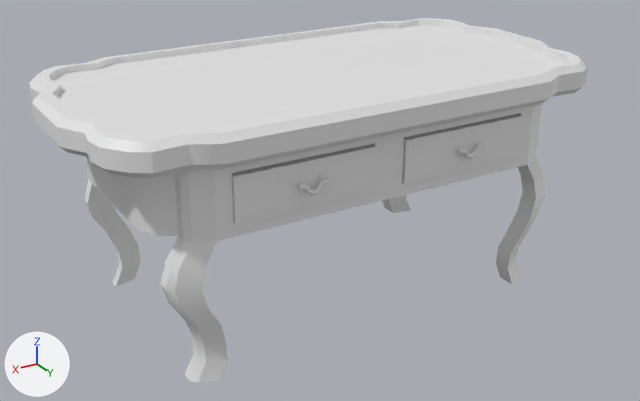
Two versions of the FBX model Assets/Pawsitive Readings/Assets/SM_Coffee_Table.fbx, one commit apart.
One viewpoint serves both versions: a camera (50 mm lens) standing at (1.78, 2.7, 1.19) and looking at (0.09, -0.12, -0.22). Arrows for +X, +Y and +Z are at lower left; the lights stay in place. The older version comes first. Materials are left out; every surface is plain grey. Vertices at exactly the same position are counted once.

The older version as bpy lines, for what is in view:
```python
me_mesh_010 = bpy.data.meshes.new('Mesh.010')
me_mesh_010.from_pydata(...)  # 994 vertices, 892 faces; spans x -109.0..110.0, y -68.0..28.0, z -88.0..30.0
# faces by material slot: [424, 28, 440]
me_mesh_010.materials.append(mat_coffee_table)
me_mesh_010.materials.append(mat_drawers)
me_mesh_010.materials.append(mat_handles)
ob_bottom_of_the_table_001 = bpy.data.objects.new('bottom_of_the_table.001', me_mesh_010)
ob_bottom_of_the_table_001.location = (0.0, 0.0, 0.0)
ob_bottom_of_the_table_001.rotation_euler = (-1.571, 0.0, -3.142)  # degrees (-90, 0, -180)
ob_bottom_of_the_table_001.scale = (-0.01, -0.01, -0.01)
```
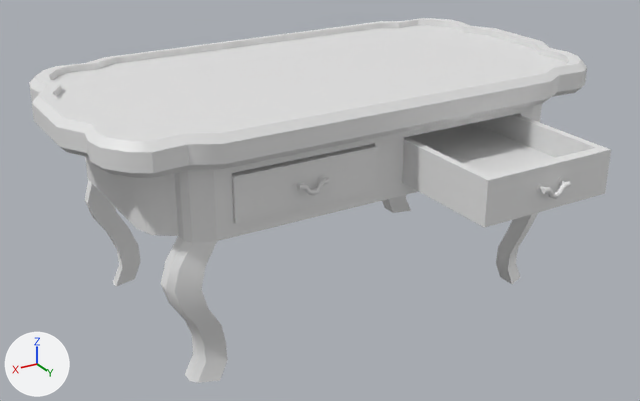
The newer file adds a shape key; the second version is drawn at full value of the shape key 'Open/Close' of 'bottom_of_the_table.001', and the change is written as the vertex moves it makes.

Location of each change, [x1, y1, x2, y2] in pixels of the pictures (640 x 401 px; the box of a moved part takes in the faces that stretch with it):
'bottom_of_the_table.001', reshaped: before [29, 18, 587, 383]; after [29, 18, 611, 383]
part 1 of me_mesh_010, moved or reshaped: before [402, 114, 523, 183]; after [402, 114, 611, 228]
part 2 of me_mesh_010, moved or reshaped: before [457, 143, 485, 159]; after [542, 181, 571, 199]
part 3 of me_mesh_010, added: after [536, 182, 545, 194]
part 4 of me_mesh_010, added: after [558, 177, 566, 187]
part 5 of me_mesh_010, deleted: before [453, 144, 461, 154]

Patch to the scene script:
```diff
--- a/Assets/Pawsitive Readings/Assets/SM_Coffee_Table.fbx.py
+++ b/Assets/Pawsitive Readings/Assets/SM_Coffee_Table.fbx.py
@@ me_mesh_010 @@
 # used by ob_bottom_of_the_table_001; location = (0.0, 0.0, 0.0); rotation_euler = (-1.571, 0.0, -3.142), in degrees (-90, 0, -180); scale = (-0.01, -0.01, -0.01)
-me_mesh_010.from_pydata(...)  # 994 vertices, 892 faces; spans x -109.0..110.0, y -68.0..28.0, z -88.0..30.0
+me_mesh_010.from_pydata(...)  # 1010 vertices, 1064 faces; spans x -109.0..110.0, y -68.0..28.0, z -88.0..72.0
+# me_mesh_010 part 1: the loose piece of 16 vertices spanning x -63.0..-6.0, y -6.0..11.0, z -60.0..23.0 is moved by (0.0, 0.0, 45.0)
+# me_mesh_010 part 2: the loose piece of 97 vertices spanning x -41.0..-29.0, y -1.0..4.0, z 25.0..27.0 is moved by (0.0, 0.0, 45.0)
+# me_mesh_010 part 3: a new loose piece of 82 vertices spanning x -32.0..-28.0, y 1.0..5.0, z 68.0..71.0
+# me_mesh_010 part 4: a new loose piece of 82 vertices spanning x -42.0..-38.0, y 1.0..5.0, z 68.0..71.0
+# me_mesh_010 part 5: the loose piece of 80 vertices spanning x -32.0..-28.0, y 1.0..5.0, z 23.0..25.0 is deleted
+# other edits to the shape of me_mesh_010 do not show in these pictures
```
